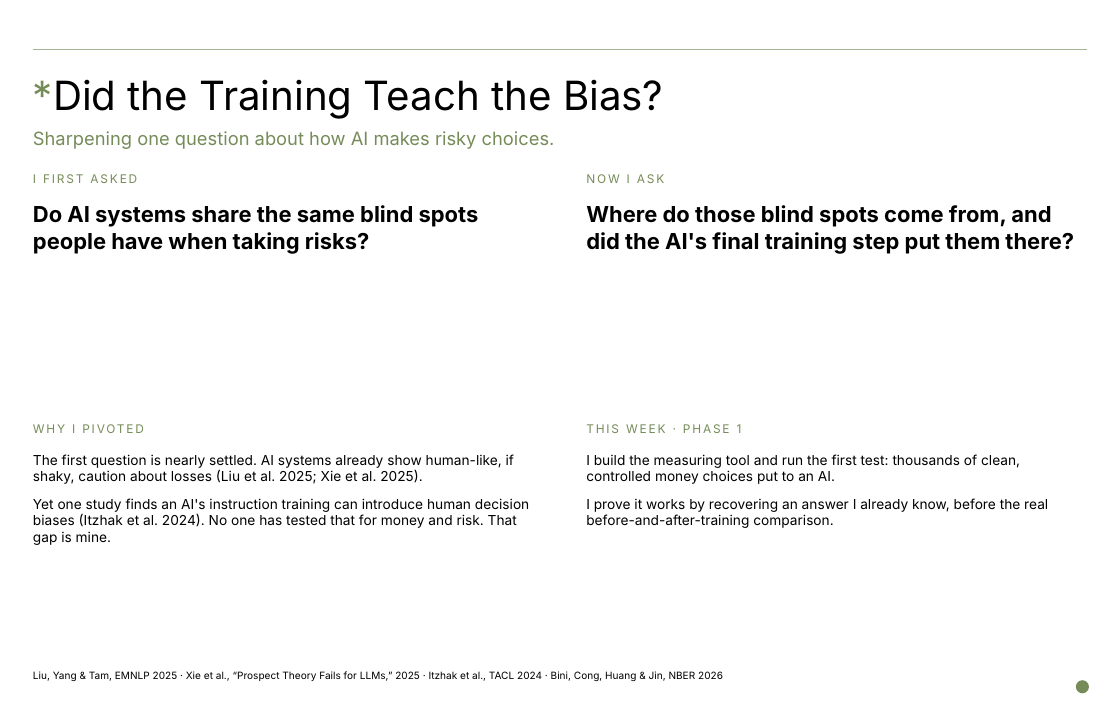
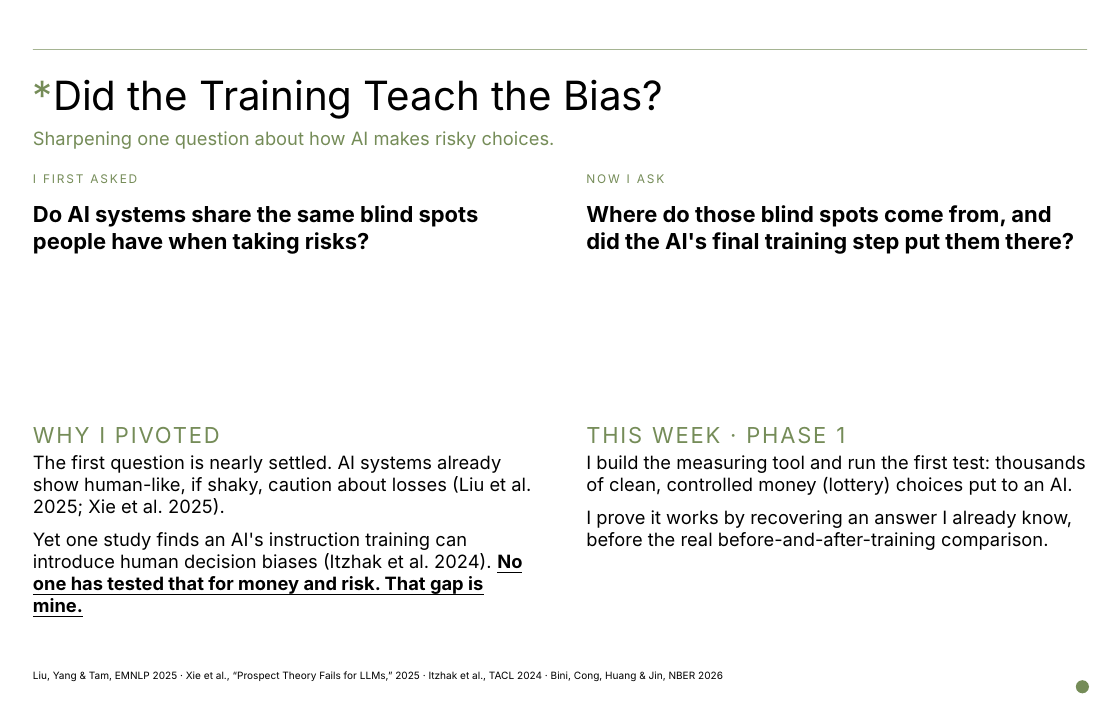
Before and after one commit to jblakeslee89/llm-revealed-preferences, a slide deck: slide 1 of briefings/week1-onepager.pptx. Drawn at 1120x725 pixels with LibreOffice and Linux fonts; fonts in the diff are those of the drawing. Boxes give left, top, right and bottom in pixels: in the first picture for what was removed or moved away, otherwise in the second. Text is boxed around its words. In the diff, an @@ line names an element or a change of style, - is before the commit and + after.

```diff
--- a/briefings/week1-onepager.pptx
+++ b/briefings/week1-onepager.pptx
@@ text "WHY I PIVOTED" at [33, 427, 220, 443]: size 13 to 24 pt @@
@@ text "THIS WEEK · PHASE 1" at [586, 427, 845, 443]: size 13 to 24 pt @@
@@ text "The first question is nearly ..." at [33, 455, 531, 617]: size 15 to 20 pt; bold on, underline on in "No one has tested that for money ..." @@
@@ text at [586, 455, 1085, 495]: text changed; size 15 to 20 pt @@
-I build the measuring tool and run the first test: thousands of clean, controlled money choices put to an AI.
+I build the measuring tool and run the first test: thousands of clean, controlled money (lottery) choices put to an AI.
@@ text at [586, 510, 1072, 550]: size 15 to 20 pt in "I prove it works by recovering an ..." @@
```
Also in this commit, not shown: 7 other files.
